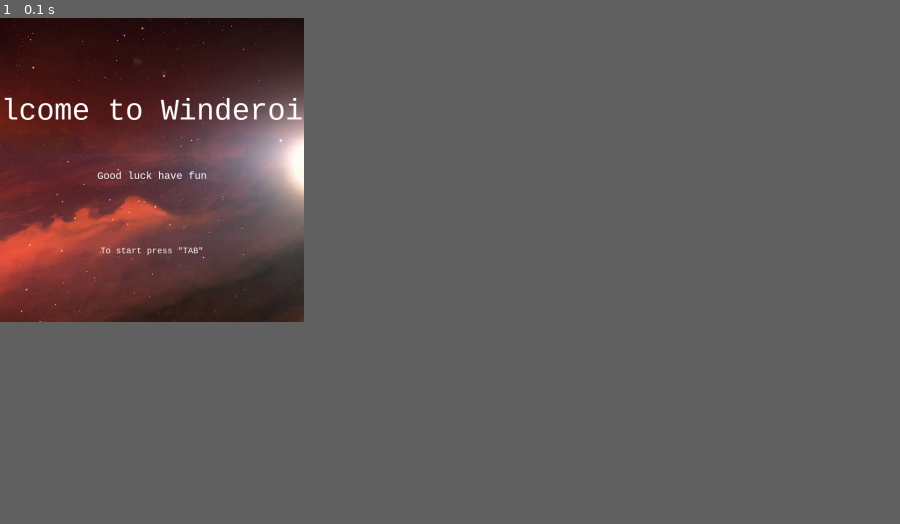
Above: before the commit, frame 1.
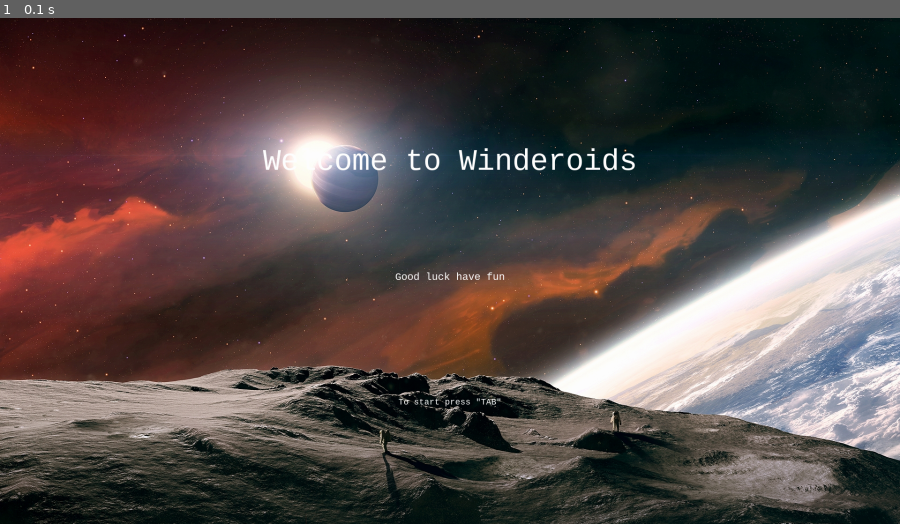
Above: after the commit, the same moment.

Repository: AleksGoodOmens/winderoids_pygame
Game: pygame game, started from winderoids.py
Two runs of this game, one before a commit and one after it. Both use one fixed random seed, a clock stepped at 60 frames per second and the inputs below.
Inputs:
- Up to frame 1 (0.1 s): no input
The window is 304x304 before the commit and 900x506 after it. Grey fills any space a smaller window leaves; there, only what the larger window draws over its background counts as a difference.

The runs differ from the first frame. In frame 1, 58% of the frame differs, in the area x 0-100%, y 0-100%.

Commit message:
1920*1080

Diff:
--- a/winderoids.py
+++ b/winderoids.py
@@ -13,8 +13,8 @@
     img_dir = path.join(path.dirname(__file__), 'img')
     voice_dir = path.join(path.dirname(__file__), 'voice')
     #game variables=============================================================================================
-    WIDTH = 650 # WIDTH OF GAME WINDOW
-    HEIGHT = 650 # HEIGHT OF GAME WINDOW
+    WIDTH = 1920 # WIDTH OF GAME WINDOW
+    HEIGHT = 1080 # HEIGHT OF GAME WINDOW
     FPS = 60 # UPDATES PER SECOND
     POWERUP_TIME = 50000 # working time for powerUps
     # colors (R, G, B)=============================================================================================
